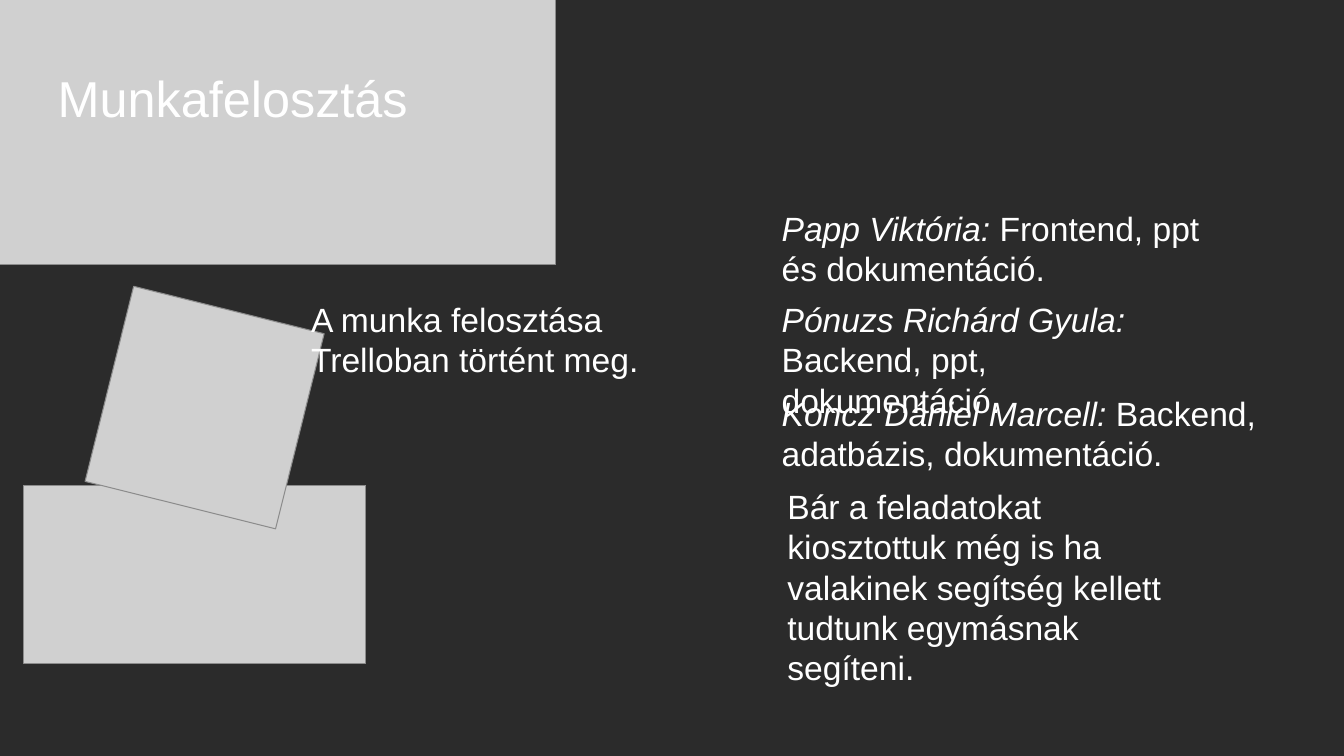
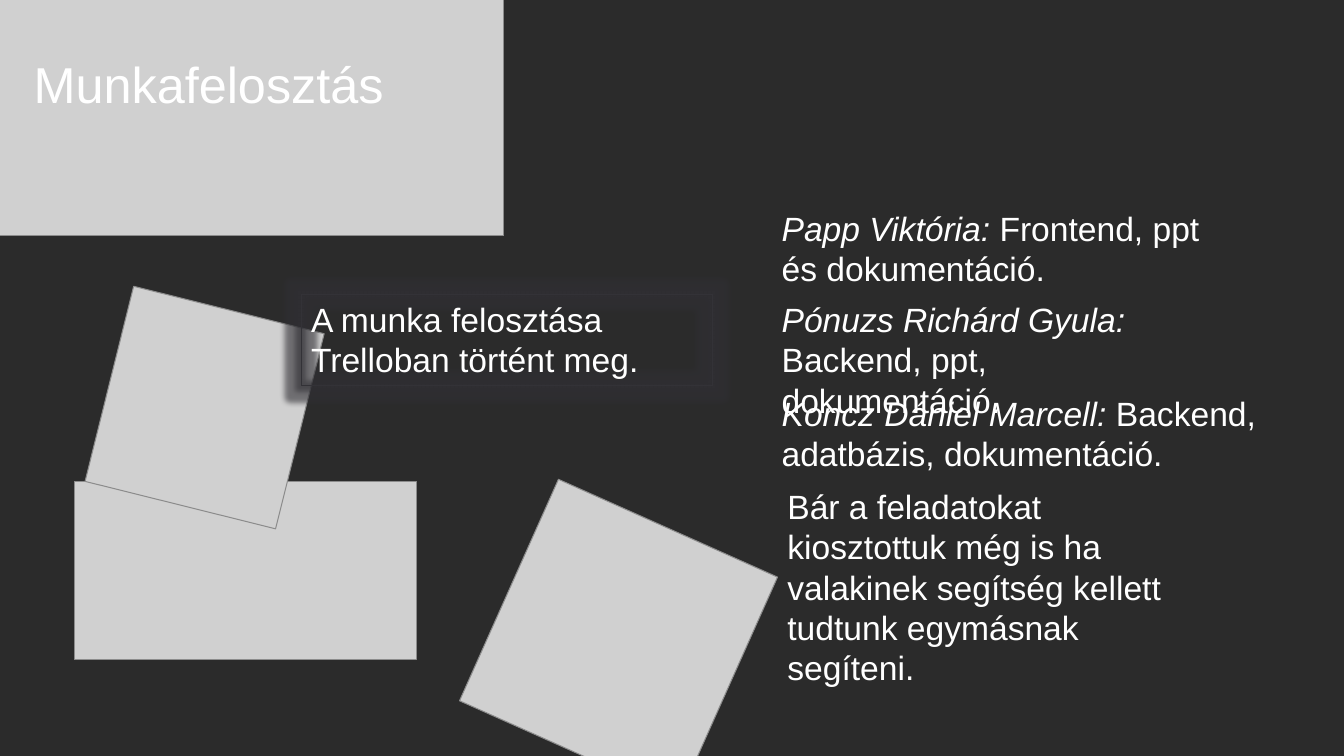
Before and after one commit to ponuzsr/vizsgaremek, a slide deck: slide 3 of Vizsgaremek_Ppt.pptx. Drawn at 1344x756 pixels with LibreOffice and Linux fonts; fonts in the diff are those of the drawing; grey boxes stand for pictures; background and template pictures are left out; a plain dark background stands for a picture behind light text. Boxes give left, top, right and bottom in pixels: in the first picture for what was removed or moved away, otherwise in the second. Text is boxed around its words. In the diff, an @@ line names an element or a change of style, - is before the commit and + after.

```diff
--- a/Vizsgaremek_Ppt.pptx
+++ b/Vizsgaremek_Ppt.pptx
@@ picture: place and size @@
-picture at <box>0,0,556,264</box>
+picture at <box>0,0,504,236</box>
@@ text "Munkafelosztás": place and size @@
-text "Munkafelosztás" at <box>58,80,408,117</box>
+text "Munkafelosztás" at <box>34,66,384,103</box>
@@ rectangle "A munka felosztása Trelloban történt ...": place and size @@
-rectangle "A munka felosztása Trelloban történt ..." at <box>311,307,639,380</box>
+rectangle "A munka felosztása Trelloban történt ..." at <box>301,294,713,386</box>
@@ rectangle "A munka felosztása Trelloban történt ..." at <box>301,294,713,386</box>: outline none to #333237 0.75 pt @@
@@ picture added at <box>460,479,778,756</box> @@
@@ picture: place and size @@
-picture at <box>24,485,367,663</box>
+picture at <box>75,481,417,659</box>
```
Also in this commit, not shown: 6 other slides changed, 12 slides added, 7 slides removed.
